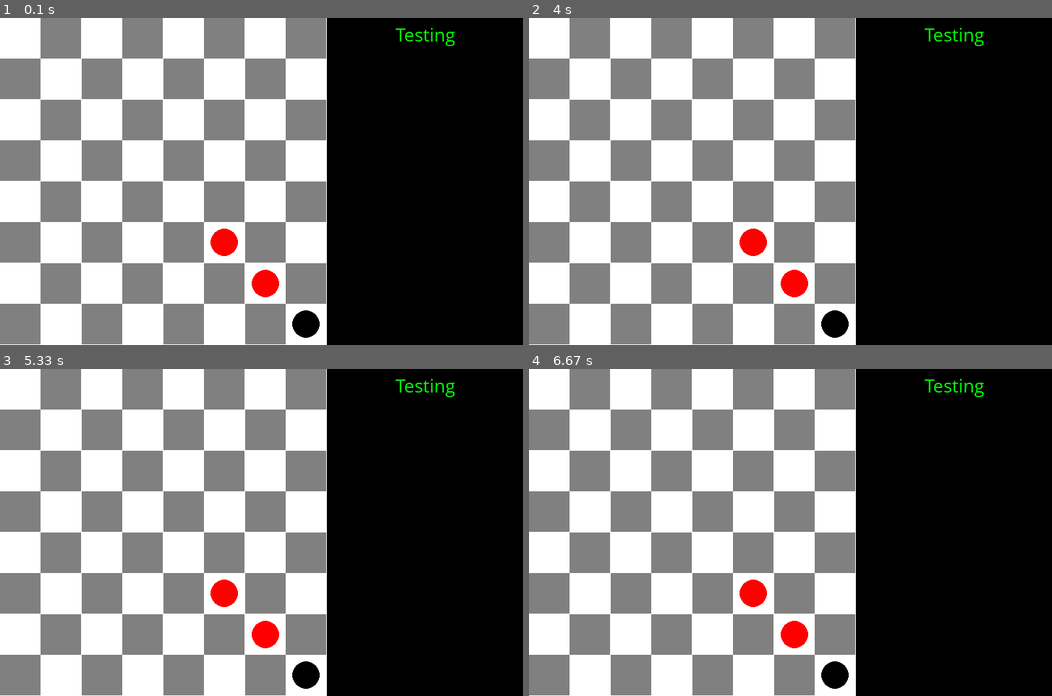
Above: before the commit, frames 1-4 (two rows, left to right).
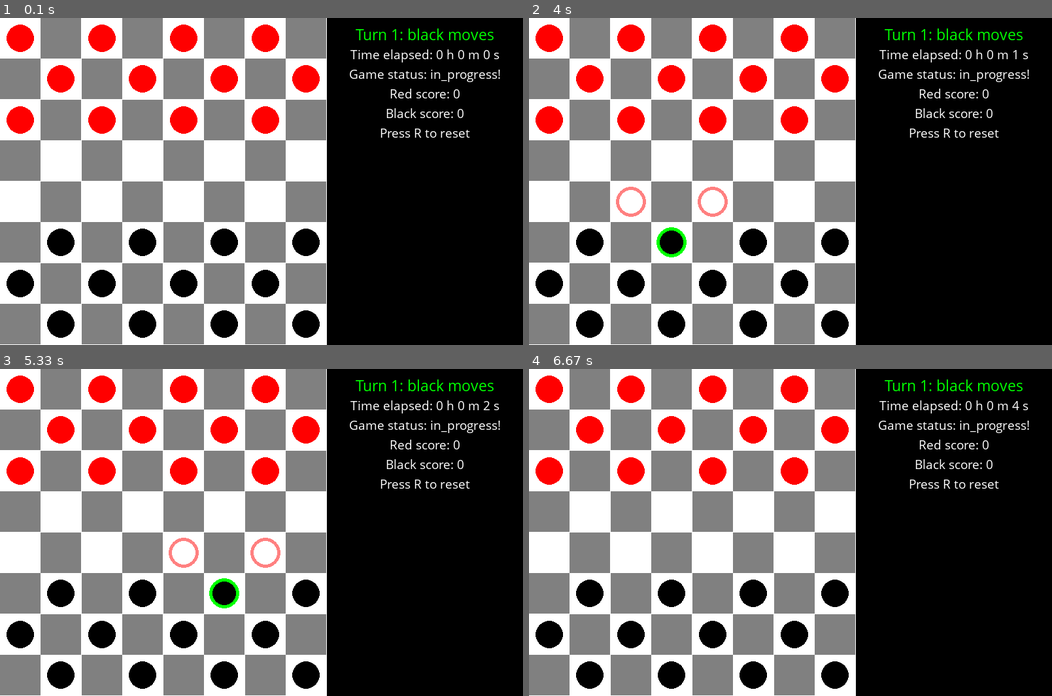
Above: after the commit, the same moments.

Repository: AlessandroBonomo28/pygame-tests
Game: pygame game, started from test1/game.py
The game is run twice, just before and just after one commit, with the same random seed, the same clock (stepped at 60 frames per second) and the same inputs.
Inputs (mouse positions are in pixels of both pictures, inside the frame that each line leads up to):
- Up to frame 1 (0.1 s): no input
- Up to frame 2 (4 s): hold R 0.33-0.8 s; press the mouse at (837, 263) at 0.87 s; move the mouse to (727, 165) at 0.97 s; release the mouse at (617, 67) at 1.1 s; hold R 1.67-2.13 s; click (722, 295) at 2.22 s; tap R at 2.5 s; click (633, 302) at 2.88 s; press the mouse at (633, 302) at 3.53 s; move the mouse to (659, 266) at 3.63 s; release the mouse at (685, 230) at 3.77 s; press the mouse at (633, 302) at 3.87 s; move the mouse to (654, 181) at 3.97 s
- Up to frame 3 (5.33 s): release the mouse at (146, 411) at 4.1 s; click (449, 571) at 4.22 s; click (230, 604) at 5.05 s
- Up to frame 4 (6.67 s): press the mouse at (759, 604) at 5.37 s; move the mouse to (795, 565) at 5.47 s; release the mouse at (832, 525) at 5.6 s; click (727, 640) at 5.72 s; click (732, 630) at 6.05 s

The runs differ from the first frame. In frame 1, 9.3% of the frame differs, in the area x 1-96%, y 2-98%; in frame 2, 9.6%; in frame 3, 9.6%; in frame 4, 9.3%.

Commit message:
dama completo
manca solo AI

Diff:
--- a/test1/game.py
+++ b/test1/game.py
@@ -55,6 +55,55 @@
 		for move in suggestedMoves:
 			pygame.draw.circle(canvas,suggestedMoveColor,((move.position_to[0]+0.5)*cell_width,(move.position_to[1]+0.5)*cell_width), selectedPieceRadius,selectedPieceStroke)
 
+textColor = (255,255,255)
+def drawTextGameStatus():
+	text_x, text_y = 8*cell_width + (width -8*cell_width)//2, 25
+	textTurnColor = (255,0,0) if board.whoMoves() == PieceColor.RED else (0,255,0)
+	textTurn = f"Turn {board.turn_count+1}: {board.whoMoves().lower()} moves"
+	if board.status != GameStatus.IN_PROGRESS:
+		textTurn = "Game Over !"
+		textTurnColor = (255,255,255)
+	text = fontTurn.render(textTurn, True, textTurnColor, (0,0,0))
+	textRect = text.get_rect()
+	textRect.center = (text_x, text_y)
+	canvas.blit(text, textRect)
+
+
+	time_elapsed_s = (time_elapsed_ms//1000) % 60
+	time_elapsed_m = (time_elapsed_s//60) % 60
+	time_elapsed_h = time_elapsed_m//60
+	timer_txt = f"Time elapsed: {time_elapsed_h} h {time_elapsed_m} m {time_elapsed_s} s"
+
+	text = normalText.render(timer_txt, True, textColor, (0,0,0))
+	textRect = text.get_rect()
+	textRect.center = (text_x, text_y + 30)
+	canvas.blit(text, textRect)
+
+	if board.status == GameStatus.IN_PROGRESS or board.status == GameStatus.DRAW:
+		status_text_color = (255,255,255)
+	else:
+		status_text_color = (255,0,0) if board.status == GameStatus.RED_WINS else (0,255,0)
+	text = normalText.render(f"Game status: {board.status.lower()}!", True, status_text_color, (0,0,0))
+	textRect = text.get_rect()
+	textRect.center = (text_x, text_y + 60)
+	canvas.blit(text, textRect)
+
+	text = normalText.render(f"Red score: {board.red_score}", True, textColor, (0,0,0))
+	textRect = text.get_rect()
+	textRect.center = (text_x, text_y + 90)
+	canvas.blit(text, textRect)
+
+	text = normalText.render(f"Black score: {board.black_score}", True, textColor, (0,0,0))
+	textRect = text.get_rect()
+	textRect.center = (text_x, text_y + 120)
+	canvas.blit(text, textRect)
+
+	reset_color = (255,255,255) if board.status == GameStatus.IN_PROGRESS else (0,255,0)
+	text = normalText.render(f"Press R to reset", True, reset_color, (0,0,0))
+	textRect = text.get_rect()
+	textRect.center = (text_x, text_y + 150)
+	canvas.blit(text, textRect)
+
 def clickedAnyAviableMove(position):
 	global suggestedMoves
 	if suggestedMoves:
@@ -64,38 +113,32 @@
 	return None
 
 pygame.init()
-font = pygame.font.SysFont('Comic Sans MS', 30)
+fontTurn = pygame.font.SysFont('Comic Sans MS', 25)
+normalText = pygame.font.SysFont('Comic Sans MS', 20)
 # CREATING CANVAS
-canvas = pygame.display.set_mode((width,height))
+# resizable window
+
+#canvas = pygame.display.set_mode((width,height))
+canvas = pygame.display.set_mode((width,height),pygame.RESIZABLE)
 
 # TITLE OF CANVAS
 pygame.display.set_caption("Dama 2023")
 
-text_x, text_y = 8*cell_width + (width -8*cell_width)//2, 25
-text = font.render('Testing', True, colorSelectedPiece, bgLogColor)
-
-
-textRect = text.get_rect()
-#textRect.x = text_x
-#textRect.y = text_y
-textRect.center = (text_x, text_y)
+
 
 exit = False
 
-
-p1_red = Piece((1,1),PieceColor.RED,False)
-p2_black = Piece((4,4),PieceColor.BLACK,False)
+black_pieces = []
+red_pieces = []
+for i in range(3):
+	for j in range(8):
+		if (i+j)%2 == 0:
+			red_pieces.append(Piece((j,i),PieceColor.RED,False))
+			black_pieces.append(Piece((7-j,7-i),PieceColor.BLACK,False))
+
+board = Board(red_pieces,black_pieces)
 """
-board = Board([p1_red,
-	       	  Piece((2,1),PieceColor.RED,False),
-			  Piece((3,3),PieceColor.RED,False),],
-
-			  [p2_black,
-      		   Piece((7,7),PieceColor.BLACK,False),
-	  ])
-
-"""
-
+# draw configuration
 board = Board([
 	       	  Piece((5,5),PieceColor.RED,False),
 			  Piece((6,6),PieceColor.RED,False),],
@@ -103,15 +146,39 @@
 			  [
       		   Piece((7,7),PieceColor.BLACK,False),
 	  ])
-
+"""
 while not exit:
-	time_elapsed_ms += pygame.time.Clock().tick(60)
+	if board.status == GameStatus.IN_PROGRESS:
+		time_elapsed_ms += pygame.time.Clock().tick(60)
 	canvas.fill(bgColor)
 	for event in pygame.event.get():
+		# if resized window
+		if event.type == pygame.VIDEORESIZE:
+			width = event.w
+			height = event.h
+			cell_width = height/8
+			start_x_board = 0
+			start_y_board = 0
+			canvas = pygame.display.set_mode((width,height),pygame.RESIZABLE)
+
 		if event.type == pygame.QUIT:
 			exit = True
+		if event.type == pygame.KEYDOWN:
+			if event.key == pygame.K_ESCAPE:
+				exit = True
+			if event.key == pygame.K_r:
+				print("Reset game")
+				board.reset()
+				time_elapsed_ms = 0
+				selectedPiece = None
+				suggestedMoves = None
+				break
 		if event.type == pygame.MOUSEBUTTONUP:
 			pos = pygame.mouse.get_pos()
+
+			if board.status != GameStatus.IN_PROGRESS:
+				break
+
 			ticksLastBlinkSelector = pygame.time.get_ticks() - msBlinkSelector
 			cellPosition = mousePositionToCell(pos)
 			move = clickedAnyAviableMove(cellPosition)
@@ -120,8 +187,8 @@
 				board.makeMove(move)
 				print(f"Turn count: {board.turn_count}")
 				print(f"Game status: {board.status}")
-				time_elapsed_s = time_elapsed_ms//1000
-				time_elapsed_m = time_elapsed_s//60
+				time_elapsed_s = (time_elapsed_ms//1000) % 60
+				time_elapsed_m = (time_elapsed_s//60) % 60
 				time_elapsed_h = time_elapsed_m//60
 				print(f"Time elapsed: {time_elapsed_h} h {time_elapsed_m} m {time_elapsed_s} s")
 				selectedPiece = None
@@ -155,5 +222,7 @@
 		drawCircleAroundSelectedPiece()
 		drawMovesForSelectedPiece()
 	pygame.draw.rect(canvas,bgLogColor,(height,0,width-height,height))
-	canvas.blit(text, textRect)
+
+	drawTextGameStatus()
+
 	pygame.display.update()
--- a/test1/model/dama.py
+++ b/test1/model/dama.py
@@ -102,15 +102,37 @@
     status : GameStatus = GameStatus.IN_PROGRESS
     height : int = 8
     width : int = 8
-    turn_count : int = 0
-    moves : list[Move] = []
-    hashMapPieces : dict[tuple, Piece] = {}
+    turn_count : int
+    moves : list[Move]
+    hashMapPieces : dict[tuple, Piece]
+    red_score : int
+    black_score : int
+    red_pieces_start : list[Piece]
+    black_pieces_start : list[Piece]
     def __init__(self, pieces_red : list[Piece],pieces_black : list[Piece]):
+        self.black_score = 0
+        self.red_score = 0
+        self.hashMapPieces = {}
+        self.moves = []
+        self.turn_count = 0
         for piece in pieces_red:
             self.hashMapPieces[piece.position] = piece
         for piece in pieces_black:
             self.hashMapPieces[piece.position] = piece
         self.__updateStatus()
+        self.red_pieces_start = pieces_red.copy()
+        self.black_pieces_start = pieces_black.copy()
+
+    def reset(self):
+        black_pieces = []
+        red_pieces = []
+        for i in range(3):
+            for j in range(8):
+                if (i+j)%2 == 0:
+                    red_pieces.append(Piece((j,i),PieceColor.RED,False))
+                    black_pieces.append(Piece((7-j,7-i),PieceColor.BLACK,False))
+        self.__init__(red_pieces,black_pieces)
+
 
     def getPieceByPosition(self,position) -> Piece | None:
         try:
@@ -175,6 +197,11 @@
         piece.move(final_position)
         self.hashMapPieces[eaten.position] = None
         self.hashMapPieces[final_position] = piece
+        score = 1 if eaten.is_dama else 2
+        if piece.color == PieceColor.RED:
+            self.red_score += score
+        else:
+            self.black_score += score
 
     def __movePiece(self, piece, position):
         self.hashMapPieces[piece.position] = None
